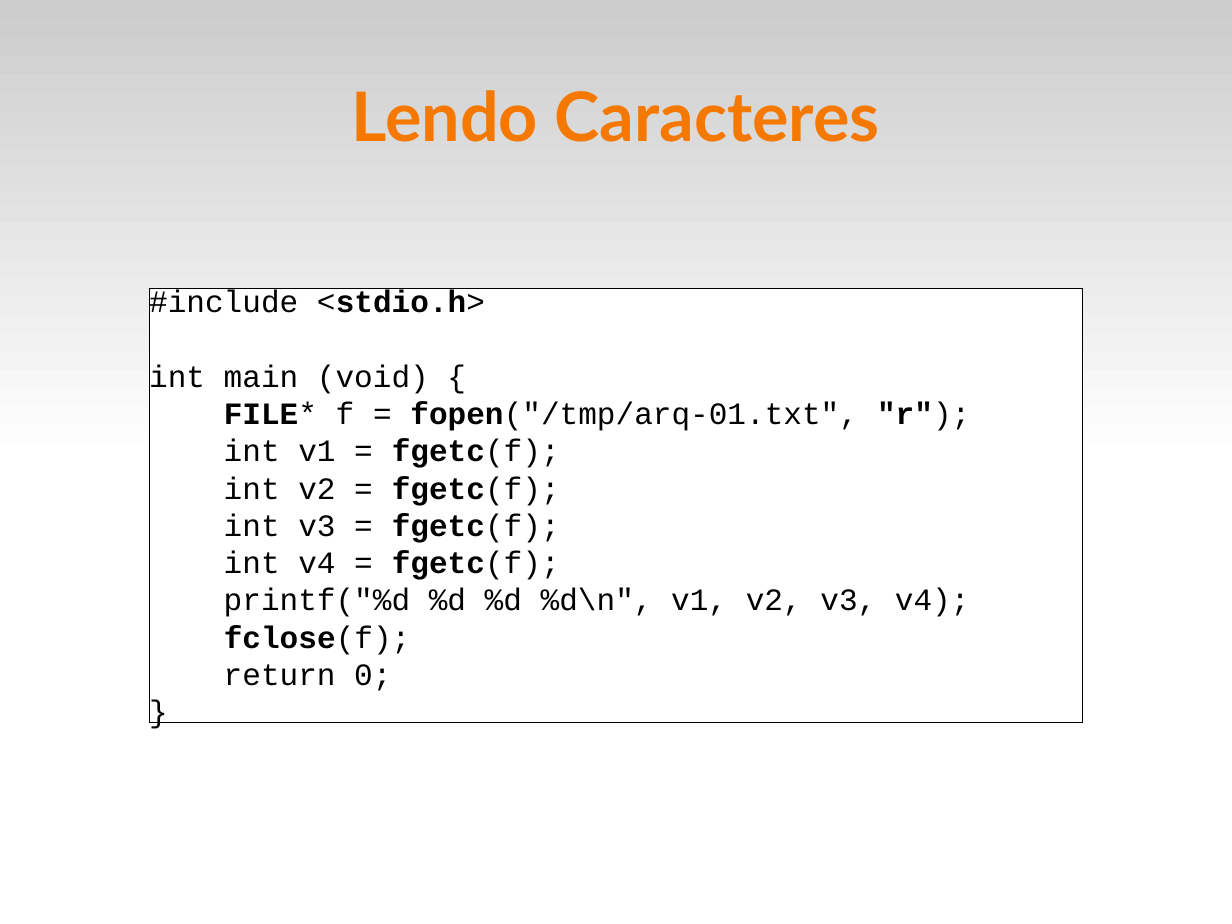
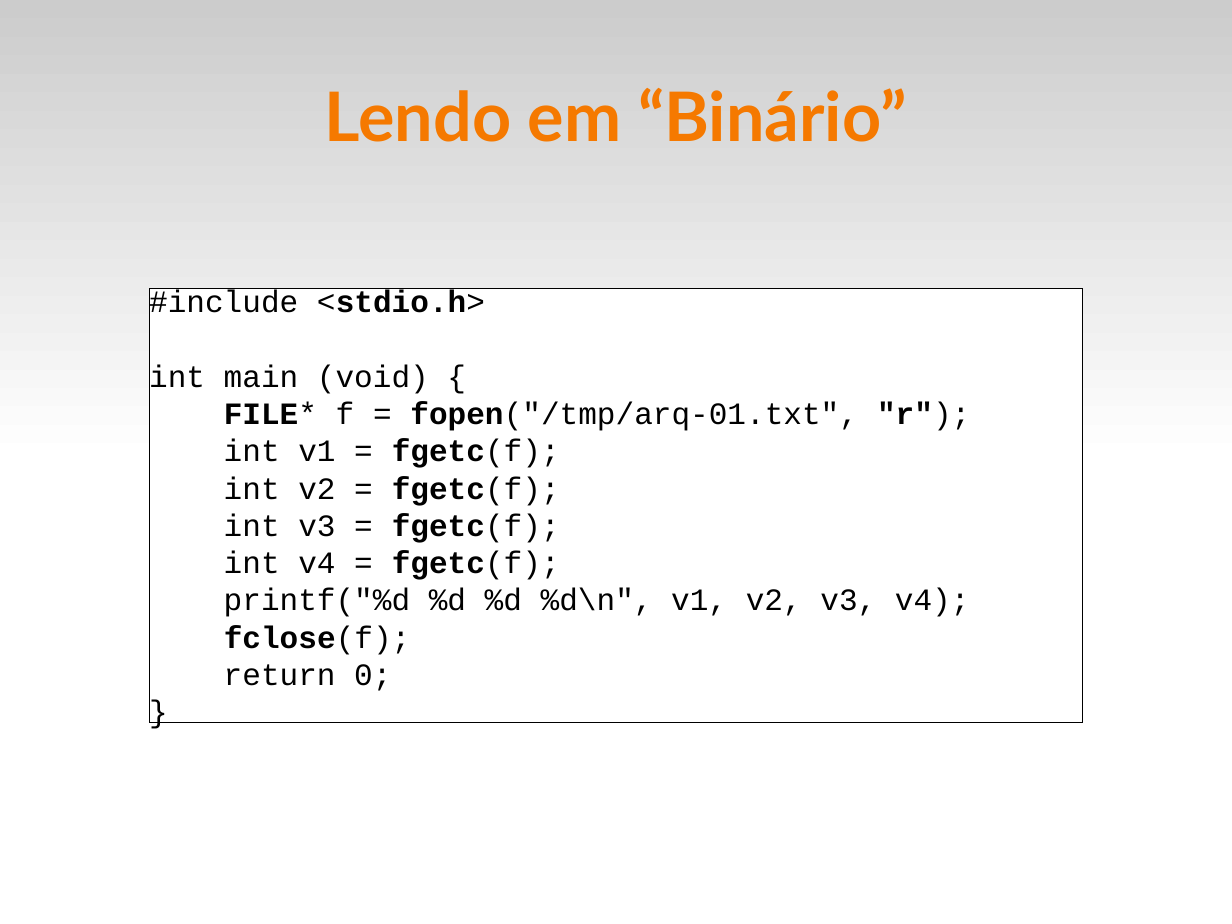
Before and after one commit to fsantanna-uerj/LP1, a slide deck: slide 11 of Slides/lp1-08-arquivos.odp (slide 4 before the commit). Drawn at 1232x924 pixels with LibreOffice and Linux fonts; fonts in the diff are those of the drawing. Boxes give left, top, right and bottom in pixels: in the first picture for what was removed or moved away, otherwise in the second. Text is boxed around its words. In the diff, an @@ line names an element or a change of style, - is before the commit and + after.

```diff
--- a/Slides/lp1-08-arquivos.odp
+++ b/Slides/lp1-08-arquivos.odp
@@ title at <box>325,88,906,142</box>: text changed @@
-Lendo Caracteres
+Lendo em “Binário”
```
Also in this commit, not shown: 3 other slides changed, 1 slide added, 2 other files.
